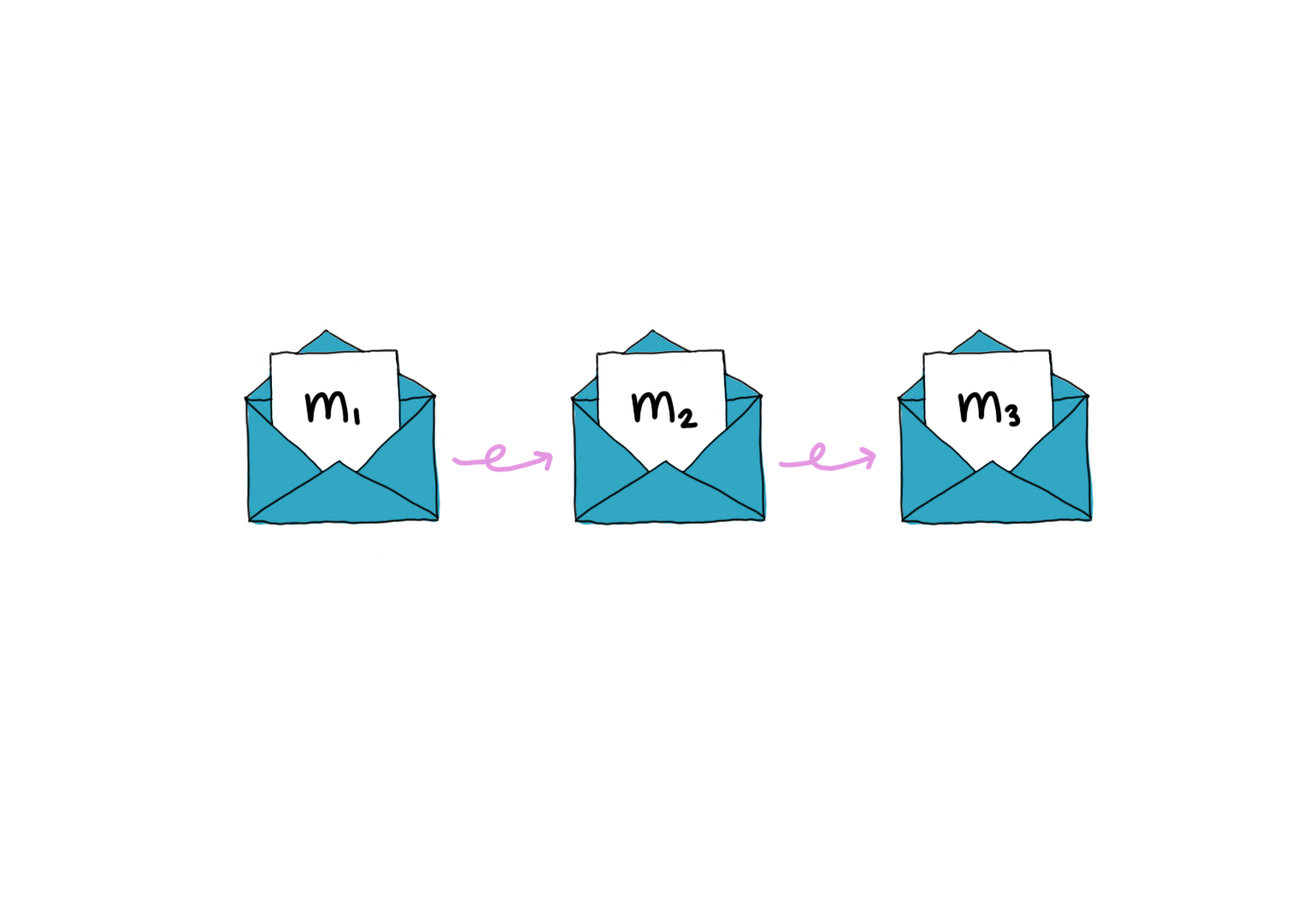
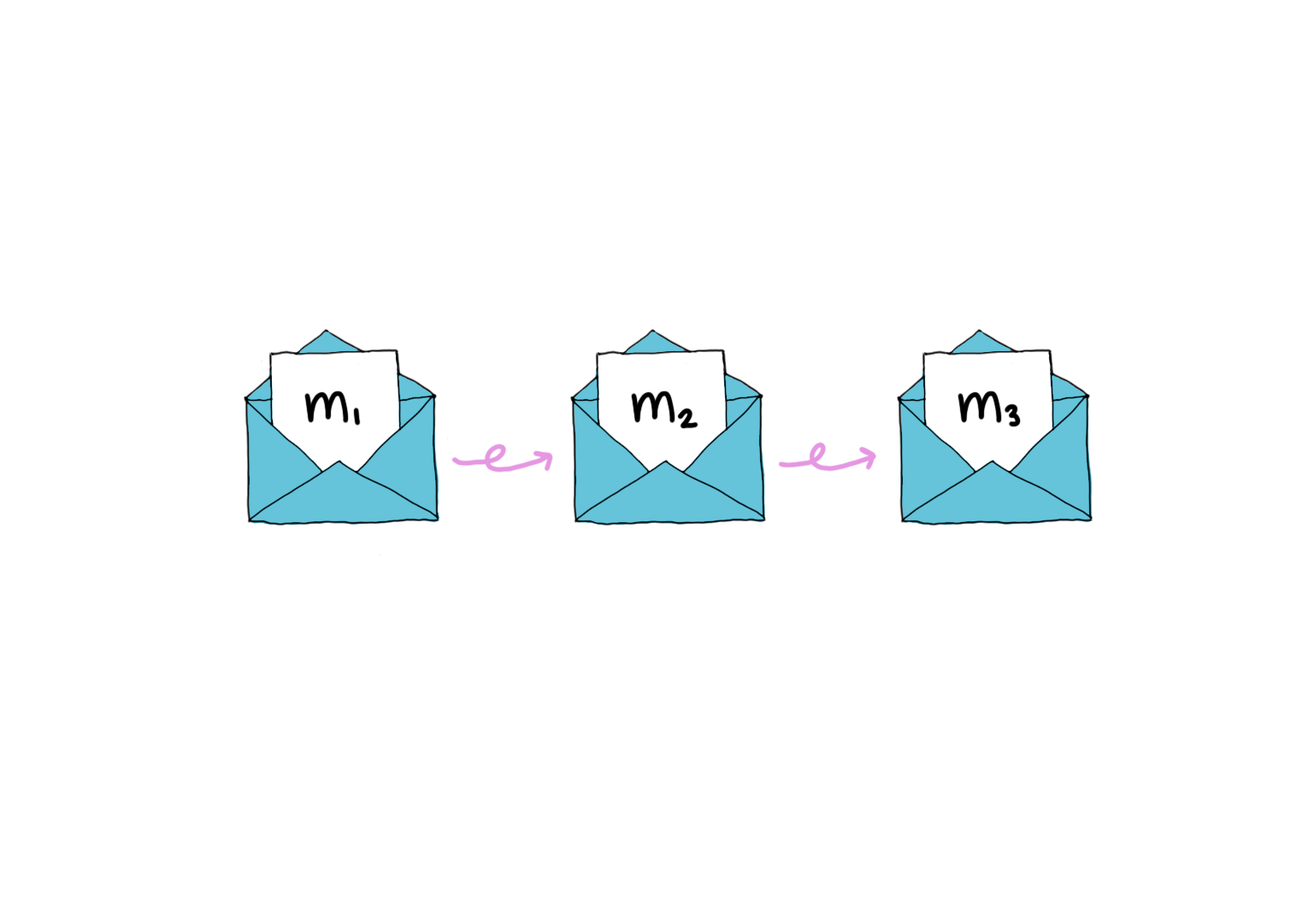
Before/after of a 1291 x 923 layered artwork. What changed in the layer stack:
painted on "Layer 12" over [900, 331, 1095, 526]
painted on "Layer 11" over [573, 331, 768, 526]
painted on "Layer 10" over [247, 331, 442, 526]
